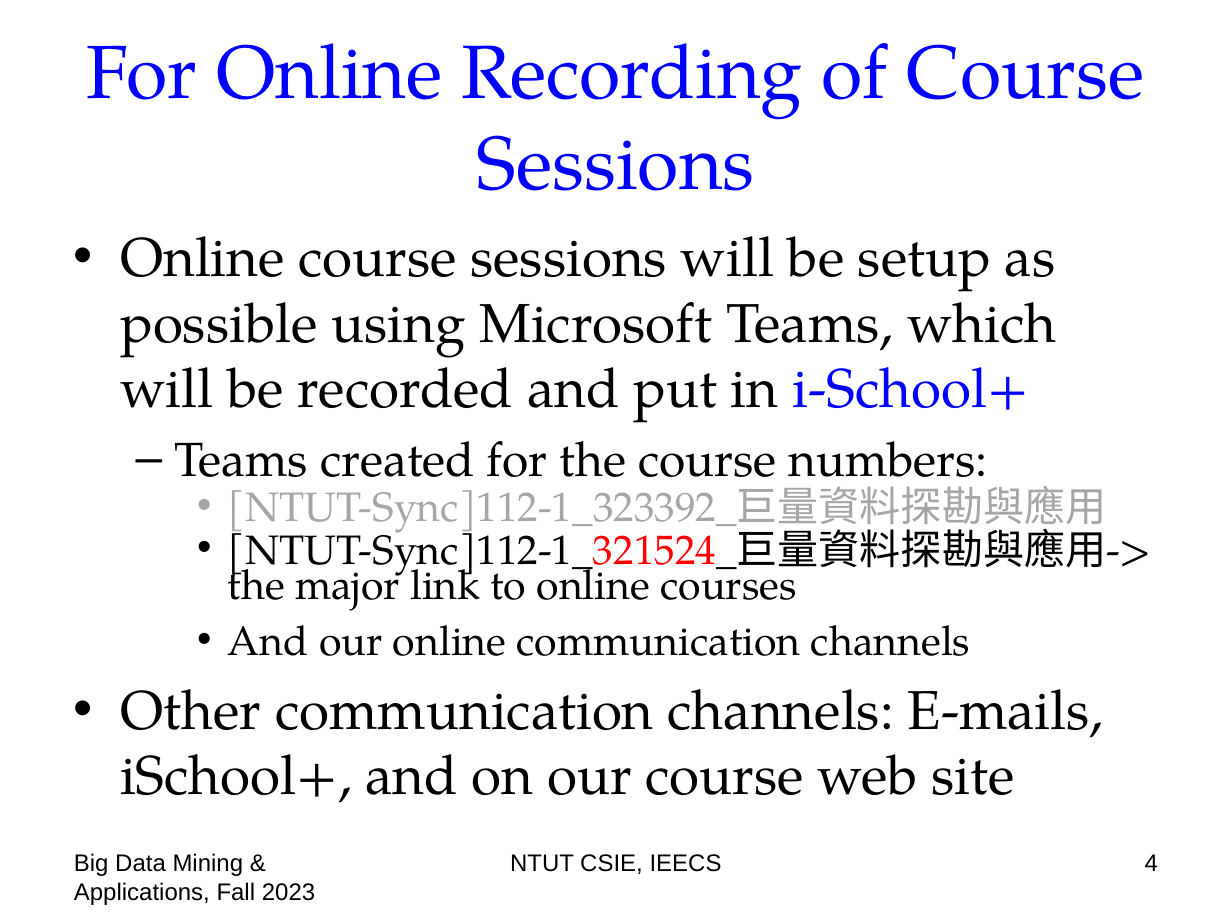
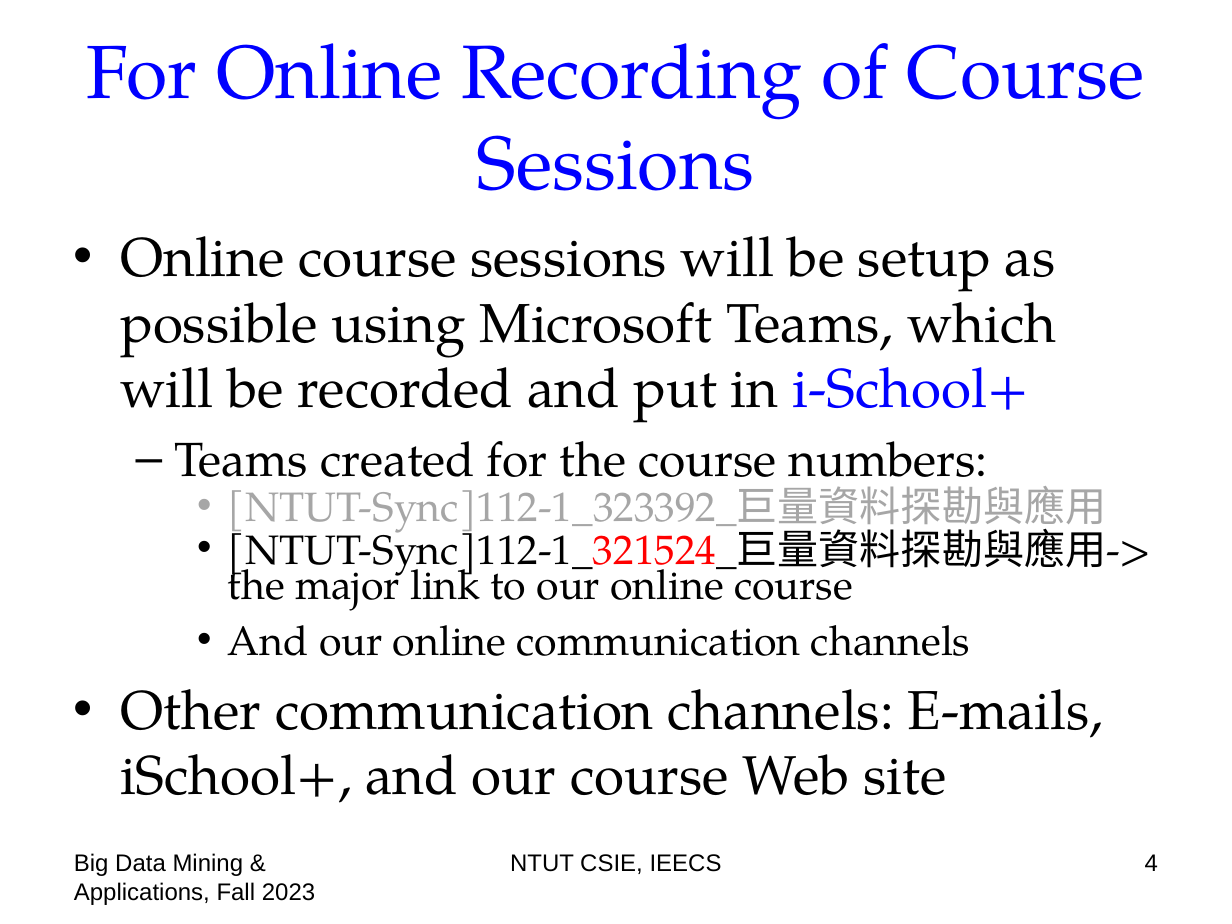
Before and after one commit to chriswjh/chriswjh.github.io, a slide deck: slide 4 of BDM/00-overview.pptx. Drawn at 1232x924 pixels with LibreOffice and Linux fonts; fonts in the diff are those of the drawing. Boxes give left, top, right and bottom in pixels: in the first picture for what was removed or moved away, otherwise in the second. Text is boxed around its words. In the diff, an @@ line names an element or a change of style, - is before the commit and + after.

```diff
--- a/BDM/00-overview.pptx
+++ b/BDM/00-overview.pptx
@@ text at (x1=228, y1=521, x2=1152, y2=611): text changed @@
-    • [NTUT-Sync]112-1_321524_巨量資料探勘與應用-> the major link to online courses
+    • [NTUT-Sync]112-1_321524_巨量資料探勘與應用-> the major link to our online course
@@ text at (x1=120, y1=689, x2=1104, y2=803): text changed @@
-• Other communication channels: E-mails, iSchool+, and on our course web site
+• Other communication channels: E-mails, iSchool+, and our course Web site
```
Also in this commit, not shown: 7 other slides changed, 1 other file.
